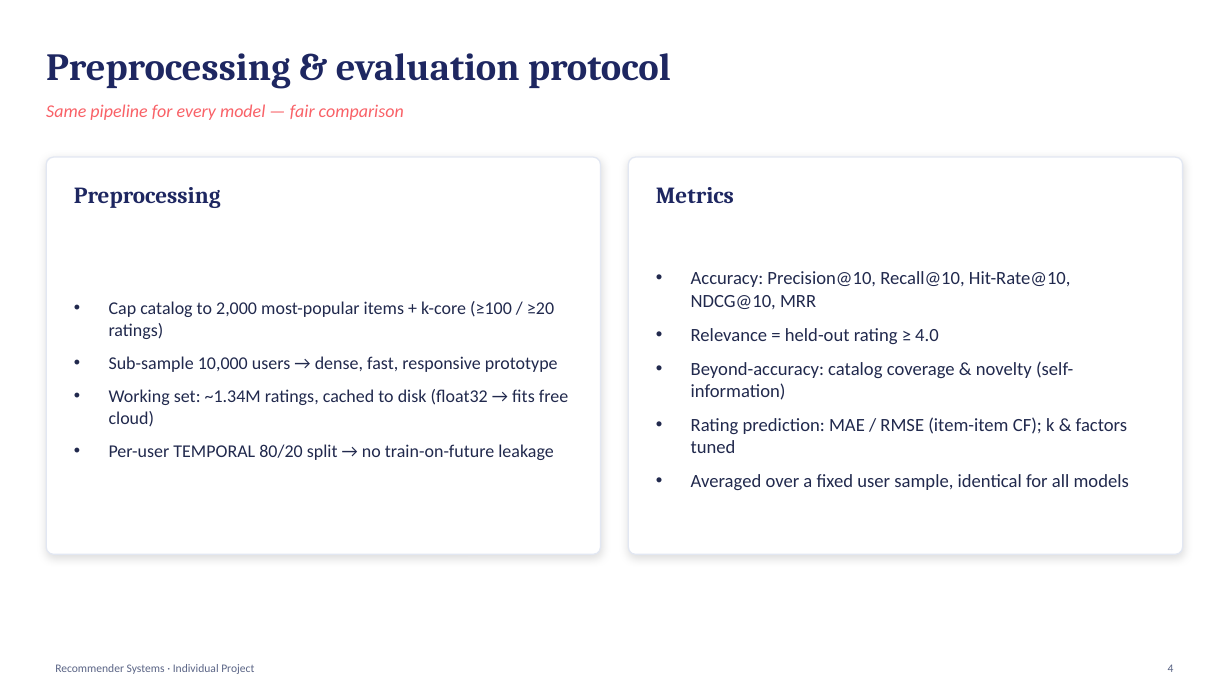
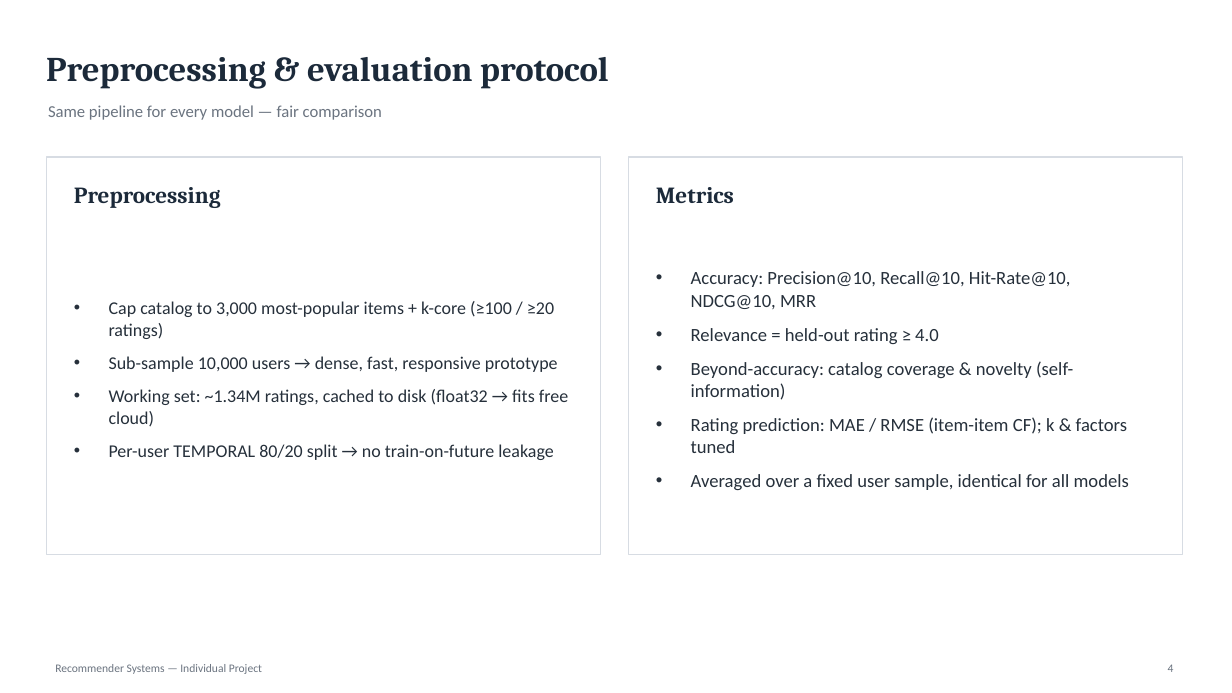
Before and after one commit to francescopolimeni05-cmd/MovieRec, a slide deck: slide 4 of Recommender_Systems_Project.pptx. Drawn at 1232x693 pixels with LibreOffice and Linux fonts; fonts in the diff are those of the drawing. Boxes give left, top, right and bottom in pixels: in the first picture for what was removed or moved away, otherwise in the second. Text is boxed around its words. In the diff, an @@ line names an element or a change of style, - is before the commit and + after.

```diff
--- a/Recommender_Systems_Project.pptx
+++ b/Recommender_Systems_Project.pptx
@@ text "Preprocessing & evaluation protocol" at [46, 57, 609, 89]: size 30 to 27 pt, text colour #1E2761 to #1C2A3A @@
@@ text "Same pipeline for every model ..." at [48, 105, 382, 120]: size 14 to 13 pt, text colour #F96167 to #6B7480, italic off @@
@@ rectangle at [46, 157, 601, 555]: rounded rectangle to rectangle; outline #E2E7F2 1 pt to #D7DCE3 1 pt; shadow off @@
@@ text "Preprocessing" at [74, 187, 221, 208]: text colour #1E2761 to #1C2A3A @@
@@ rectangle at [628, 157, 1183, 555]: rounded rectangle to rectangle; outline #E2E7F2 1 pt to #D7DCE3 1 pt; shadow off @@
@@ text "Metrics" at [656, 187, 734, 203]: text colour #1E2761 to #1C2A3A @@
@@ text "Accuracy: Precision@10, Recall@10, Hit-Rate@10, NDCG@10, ..." at [691, 271, 1129, 490]: text colour #21294D to #26303B @@
@@ text at [109, 301, 554, 339]: text changed; text colour #21294D to #26303B @@
-• Cap catalog to 2,000 most-popular items + k-core (≥100 / ≥20 ratings)
+• Cap catalog to 3,000 most-popular items + k-core (≥100 / ≥20 ratings)
@@ text at [109, 356, 568, 460]: text colour #21294D to #26303B in "Sub-sample 10,000 users → dense, fast, responsive ...", "Working set: ~1.34M ratings, cached to disk ...", "Per-user TEMPORAL 80/20 split → no train-on-future ..." @@
@@ text at [55, 664, 262, 674]: text changed; text colour #5B6586 to #6B7480 @@
-Recommender Systems · Individual Project
+Recommender Systems — Individual Project
```
Also in this commit, not shown: 12 other slides changed, 11 other files.
